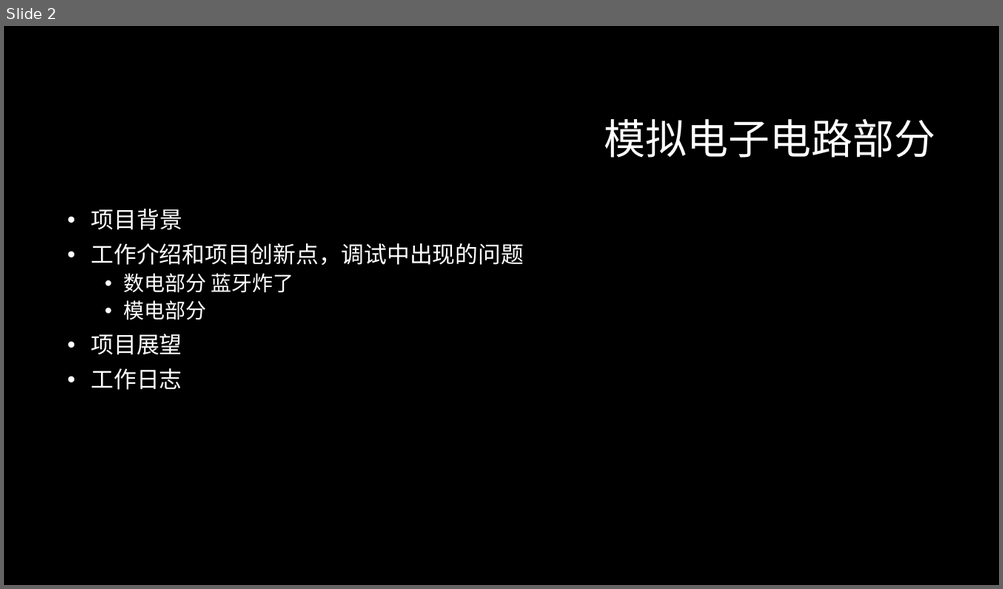
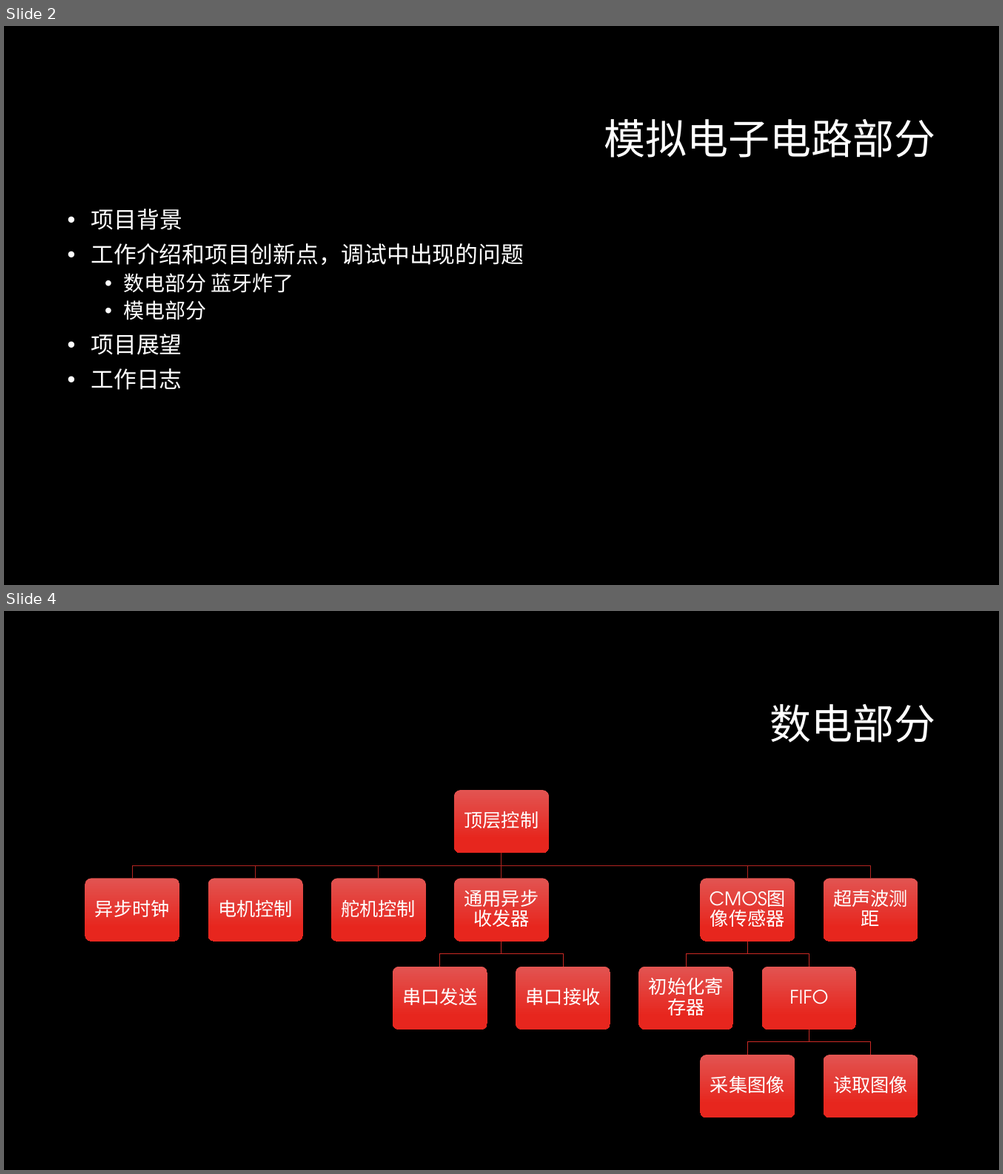
Before and after one commit to ZeroWeight/Project-of-Electronic-Circuits, a slide deck: report/final/final.pptx. Shown one above the other, each under a label of ours: slide 2 before the commit, slides 2 and 4 after it; the slides between them are not shown. The pictures are 1003x589 and 1003x1174 pixels, drawn with LibreOffice and Linux fonts; fonts in the diff are those of the drawing; background and template pictures are left out. Boxes give left, top, right and bottom in pixels: in the first picture for what was removed or moved away, otherwise in the second. Text is boxed around its words. In the diff, an @@ line names an element or a change of style, - is before the commit and + after.

```diff
--- a/report/final/final.pptx
+++ b/report/final/final.pptx
@@ slide 4 added at (4,611,999,1170), background #000000 @@
@@ title added at (769,704,935,743), 40 pt, text #FFFFFF @@
+数电部分
@@ group added at (85,790,918,1119): 13 rounded rectangles, 13 texts, 12 freeform shapes @@
+顶层控制
+异步时钟
+电机控制
+舵机控制
+通用异步收发器
+串口发送
+串口接收
+CMOS图像传感器
+初始化寄存器
+FIFO
+采集图像
+读取图像
+超声波测距
```
Also in this commit, not shown: 7 other slides added.
